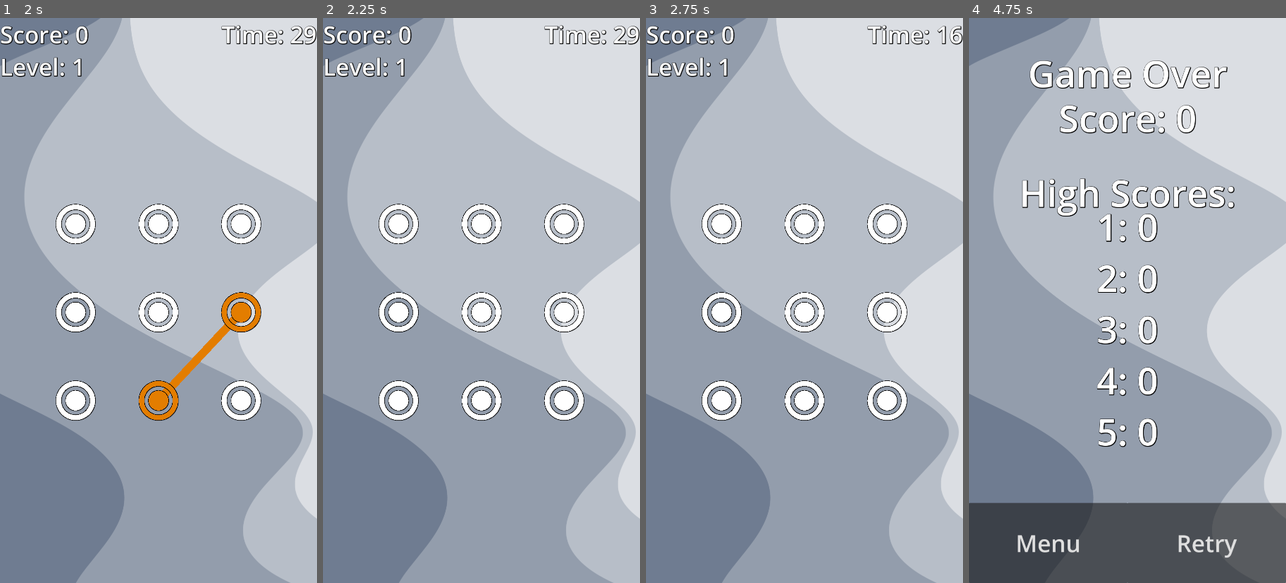
Above: before the commit, frames 1-4 (left to right).
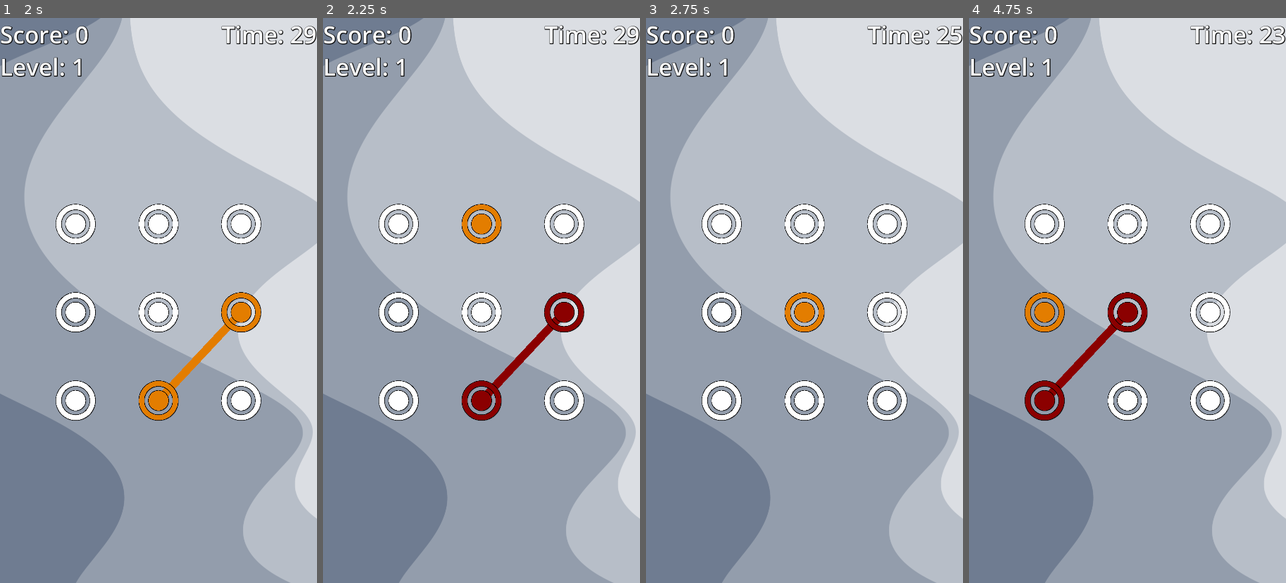
Above: after the commit, the same moments.

Repository: tJamesD/dot-line-matcher
Game: Godot game, scene res://Scenes/menu.tscn
The game is run twice, just before and just after one commit, with the same random seed, the same clock (stepped at 60 frames per second) and the same inputs.
Inputs (mouse positions are in pixels of both pictures, inside the frame that each line leads up to):
- Up to frame 1 (2 s): click "Play" at 0.5 s; tap Enter at 1.25 s; drag from (76, 221) to (158, 221) at 1.27 s
- Up to frame 2 (2.25 s): tap Space at 2 s; drag from (481, 221) to (399, 221) at 2.02 s
- Up to frame 3 (2.75 s): no input
- Up to frame 4 (4.75 s): move the mouse to (1209, 221) at 2.77 s; click (1209, 221) at 2.92 s; tap Enter at 3.5 s; drag from (1045, 311) to (1209, 221) at 3.52 s; tap Space at 4.25 s; drag from (1127, 311) to (1045, 311) at 4.27 s

Frame 1 is identical in both runs. In frame 2, 1.9% of the frame differs, in the area x 43-83%, y 33-72%; in frame 3, 0.6%; in frame 4, 26%, in the area x 0-100%, y 1-100%.

Commit message:
incorrect guesses also show

Diff:
--- a/Scripts/dots_manager.gd
+++ b/Scripts/dots_manager.gd
@@ -19,6 +19,7 @@
 @onready var score :int = 0
 @onready var dot_1_index = null
 @onready var dot_2_index = null
+@onready var decrease_time = false
 
 @onready var active_dot = null
 
@@ -42,7 +43,6 @@
 var level = 1;
 
 var guess_finished = false
-var reset_bool = false
 
 func _ready():
 	dot_array = [dot0, dot1, dot2, dot3, dot4, dot5, dot6, dot7, dot8]
@@ -57,7 +57,8 @@
 	dot_array[8]._set_neighbors([dot4, dot5, dot7])
 
 	for dot in dot_array:
-		dot.connect("wrong_pattern", Callable(self,"_reset_to_new_pattern"))
+		#dot.connect("wrong_pattern", Callable(self,"_reset_to_new_pattern"))
+		dot.connect("wrong_pattern", Callable(self,"_handle_bad_guess"))
 		dot.connect("correct_pattern", Callable(self,"_increase_score"))
 		dot.connect("added_to_user_guess", Callable(self,"_move_draw_window"),CONNECT_DEFERRED)
 		dot.connect("added_to_user_guess", Callable(self,"_move_active_dot"),CONNECT_DEFERRED)
@@ -112,59 +113,59 @@
 			#dot_2_index = 0
 			pass
 
-func _old_process(delta: float) -> void:
-	#Update Timer
-	second_tracker += delta
-	if second_tracker >= 1.0:
-		#print(timer)
-		second_tracker = 0
-		timer -= 1
-		if timer <= 0:
-			get_tree().change_scene_to_file("res://Scenes/game_over.tscn")
-			SaveGames.add_score(score,"Tim")
-
-		timer_update.emit(timer)
-	# Draw Pattern
-	if animate:
-		#print("animate")
-		animate = false
-		for i in range(1):
-			while curr_length != gen_length:
-				_generate_pattern()
-			var prev_dot = null
-			for dot in pattern:
-				if prev_dot != null:
-					dot._draw_to_neighbor(prev_dot)
-					dot._enable_line()
-				prev_dot = dot
-				dot._activate();
-				await get_tree().create_timer(animation_timer).timeout
-			_deactivate_all_dots()
-			draw_allowed = true
-			curr_length = 0
-	if draw_allowed:
-		print("draw")
-		_draw_line_to_mouse()
-	if guess_finished:
-		print("solution" + str(guess_finished))
-		#active_dot = null
-		if active_dot != null:
-			active_dot._reset_mouse_line()
-			active_dot = null
-		for dot in user_guess:
-			dot._reset_line()
-
-		#draw_allowed = false
-		_draw_good_bad_guess()
-		await get_tree().create_timer(5.0).timeout
-		if(guess_finished):
-			print("POST WAIT")
-			guess_finished = false
-			_reset_to_new_pattern(reset_bool)
-		#guess_finished = false
-
-		## this should be called reset_time_penalty bool or something
-		#_reset_to_new_pattern(reset_bool)
+#func _old_process(delta: float) -> void:
+	##Update Timer
+	#second_tracker += delta
+	#if second_tracker >= 1.0:
+		##print(timer)
+		#second_tracker = 0
+		#timer -= 1
+		#if timer <= 0:
+			#get_tree().change_scene_to_file("res://Scenes/game_over.tscn")
+			#SaveGames.add_score(score,"Tim")
+			#
+		#timer_update.emit(timer)
+	## Draw Pattern
+	#if animate:
+		##print("animate")
+		#animate = false
+		#for i in range(1):
+			#while curr_length != gen_length:
+				#_generate_pattern()
+			#var prev_dot = null
+			#for dot in pattern:
+				#if prev_dot != null:
+					#dot._draw_to_neighbor(prev_dot)
+					#dot._enable_line()
+				#prev_dot = dot
+				#dot._activate();
+				#await get_tree().create_timer(animation_timer).timeout
+			#_deactivate_all_dots()
+			#draw_allowed = true
+			#curr_length = 0
+	#if draw_allowed:
+		#print("draw")
+		#_draw_line_to_mouse()
+	#if guess_finished:
+		#print("solution" + str(guess_finished))
+		##active_dot = null
+		#if active_dot != null:
+			#active_dot._reset_mouse_line()
+			#active_dot = null
+		#for dot in user_guess:
+			#dot._reset_line()
+		#
+		##draw_allowed = false
+		#_draw_good_bad_guess(Color.OLIVE_DRAB)
+		#await get_tree().create_timer(5.0).timeout
+		#if(guess_finished):
+			#print("POST WAIT")
+			#guess_finished = false
+			#_reset_to_new_pattern()
+		##guess_finished = false
+		#
+		### this should be called reset_time_penalty bool or something
+		##_reset_to_new_pattern(reset_bool)
 
 func _draw_pattern(delta: float) -> void:
 	if animate:
@@ -186,12 +187,12 @@
 		animate = false
 		state = GameState.GUESSING
 
-func _draw_good_bad_guess():
+func _draw_good_bad_guess(color :Color):
 	#draw_allowed = false
 	var prev_dot = null
 	for dot in pattern:
-		dot.update_dot_color(Color.DEEP_PINK)
-		dot.update_color(Color.DEEP_PINK)
+		dot.update_dot_color(color)
+		dot.update_color(color)
 		if prev_dot != null:
 			dot._draw_to_neighbor(prev_dot)
 			dot._enable_line()
@@ -205,6 +206,17 @@
 	#_start_round()
 	#_deactivate_all_dots()
 
+func _handle_bad_guess(badGuess : bool):
+	decrease_time = badGuess
+	draw_allowed = false
+	guess_finished = true
+	if active_dot != null:
+		active_dot._reset_mouse_line()
+		active_dot = null
+	state = GameState.GUESS_FINISHED
+	_draw_good_bad_guess(Color.DARK_RED)
+	var timer = get_tree().create_timer(.35)
+	timer.timeout.connect(_on_post_guess)
 
 func _increase_gen_count():
 	match score:
@@ -365,17 +377,16 @@
 	draw_allowed = false
 	guess_finished = true
 	state = GameState.GUESS_FINISHED
-	reset_bool = false
-	_draw_good_bad_guess()
+	_draw_good_bad_guess(Color.GOLD)
 	var timer = get_tree().create_timer(.35)
 	timer.timeout.connect(_on_post_guess)
 	#_reset_to_new_pattern(false)
 	#_reset_line()
 
 func _on_post_guess():
-	_reset_to_new_pattern(reset_bool)
+	_reset_to_new_pattern()
 	_start_round()
-func _reset_to_new_pattern(decrease_time:bool):
+func _reset_to_new_pattern():
 
 	#_draw_good_bad_guess()
 
